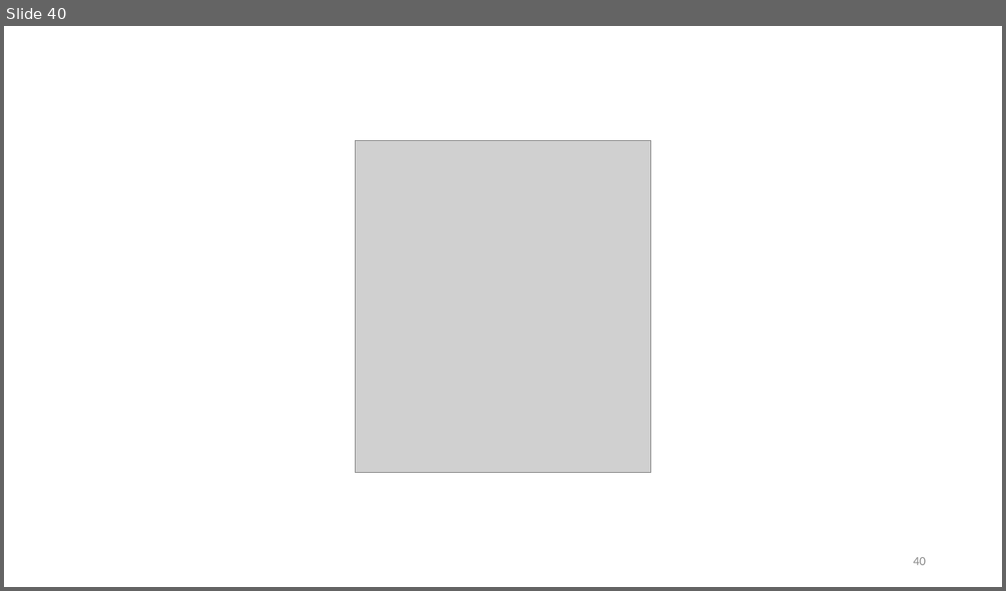
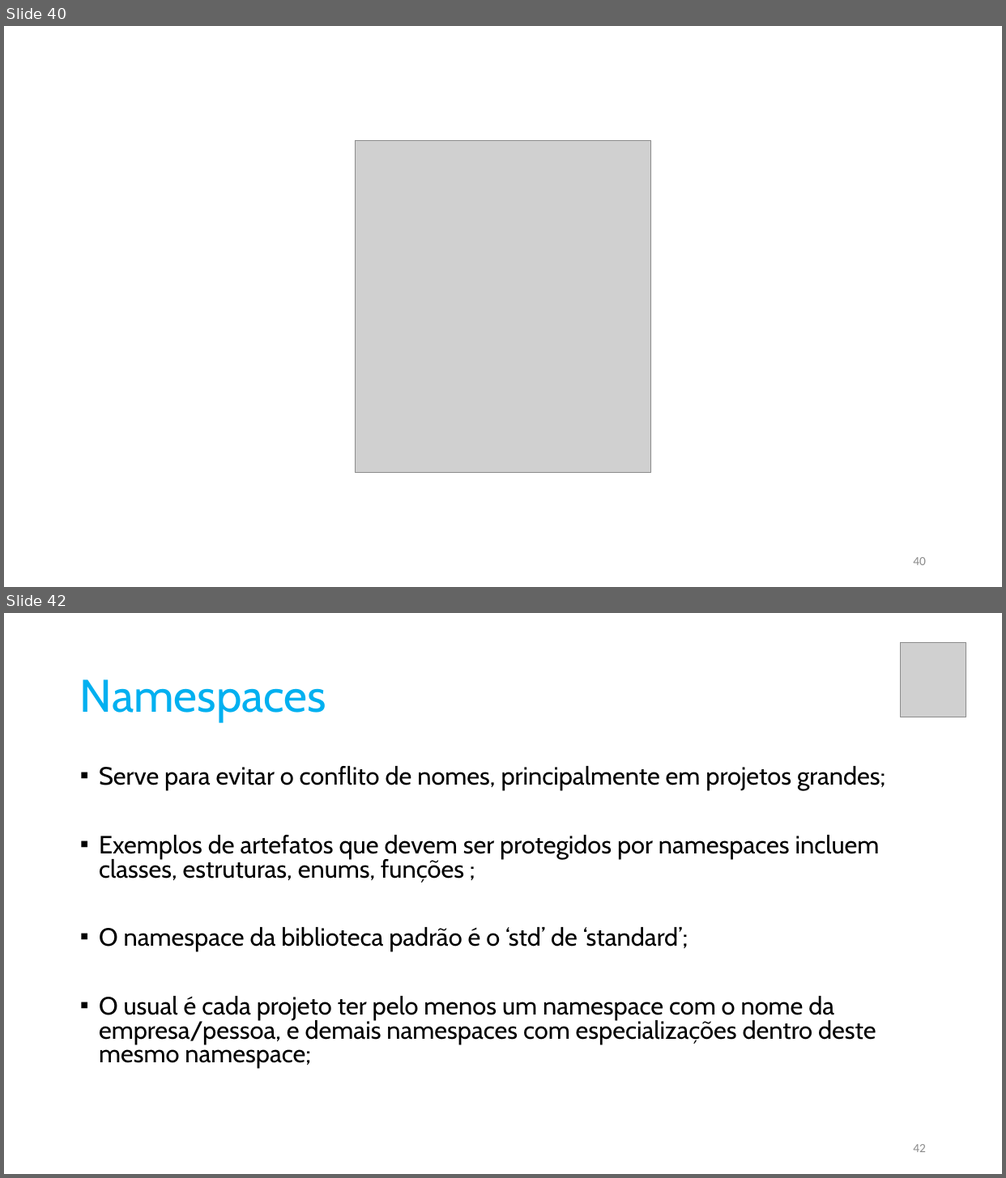
Before and after one commit to pfaco/ees_cpp, a slide deck: slides/C++.pptx. Shown one above the other, each under a label of ours: slide 40 before the commit, slides 40 and 42 after it; the slides between them are not shown. The pictures are 1006x591 and 1006x1178 pixels, drawn with LibreOffice and Linux fonts; fonts in the diff are those of the drawing; grey boxes stand for pictures. Boxes give left, top, right and bottom in pixels: in the first picture for what was removed or moved away, otherwise in the second. Text is boxed around its words. In the diff, an @@ line names an element or a change of style, - is before the commit and + after.

```diff
--- a/slides/C++.pptx
+++ b/slides/C++.pptx
@@ slide 42 added at box(4, 613, 1002, 1174), background #FFFFFF @@
@@ picture added at box(901, 643, 967, 717) @@
@@ title added at box(80, 679, 326, 722), 44 pt, text #00B0F0 @@
+Namespaces
@@ text added at box(99, 766, 885, 1068), 24 pt, text #000000 @@
+▪ Serve para evitar o conflito de nomes, principalmente em projetos grandes;
+▪ Exemplos de artefatos que devem ser protegidos por namespaces incluem classes, estruturas, enums, funções ;
+▪ O namespace da biblioteca padrão é o ‘std’ de ‘standard’;
+▪ O usual é cada projeto ter pelo menos um namespace com o nome da empresa/pessoa, e demais namespaces com especializações dentro deste mesmo namespace;
@@ page number added at box(913, 1144, 926, 1152), 12 pt, text #8C8C8C @@
+42
```
Also in this commit, not shown: 2 slides changed, 17 other slides added, 4 other files.
